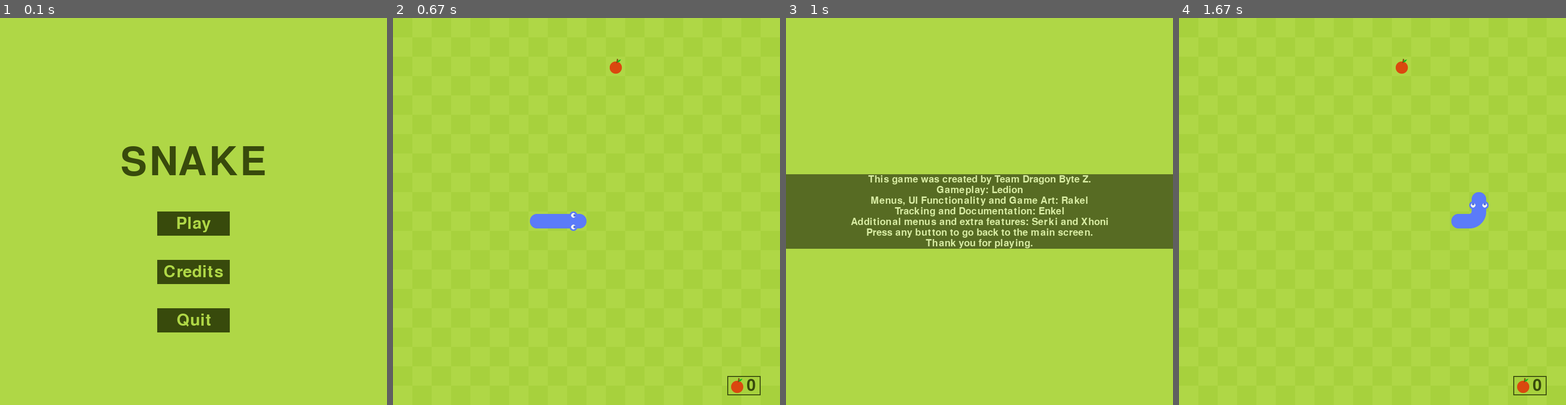
Above: before the commit, frames 1-4 (left to right).
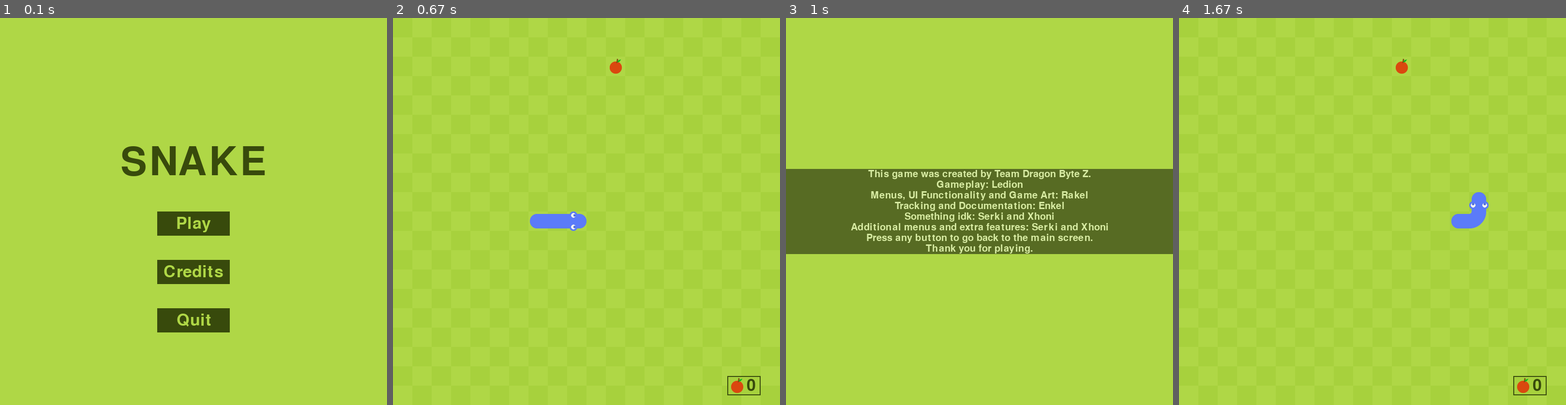
Above: after the commit, the same moments.

Repository: x10combo/Snake-PyGame-
Game: pygame game, started from main.py
The game is run twice, just before and just after one commit, with the same random seed, the same clock (stepped at 60 frames per second) and the same inputs.
Inputs (mouse positions are in pixels of both pictures, inside the frame that each line leads up to):
- Up to frame 1 (0.1 s): no input
- Up to frame 2 (0.67 s): press the mouse at (586, 223) at 0.37 s; move the mouse to (601, 172) at 0.47 s; release the mouse at (621, 118) at 0.6 s
- Up to frame 3 (1 s): press the mouse at (979, 273) at 0.7 s; move the mouse to (994, 226) at 0.8 s; release the mouse at (1006, 180) at 0.93 s
- Up to frame 4 (1.67 s): hold Right 1-1.47 s; hold Up from 1.5 s (still down)

Frames 1-2 are identical in both runs. In frame 3, 7.7% of the frame differs, in the area x 0-100%, y 39-61%; in frame 4, nothing differs.

Commit message:
no message

Diff:
--- a/main.py
+++ b/main.py
@@ -281,6 +281,7 @@
             "Gameplay: Ledion",
             "Menus, UI Functionality and Game Art: Rakel",
             "Tracking and Documentation: Enkel",
+            "Something idk: Serki and Xhoni",
             "Additional menus and extra features: Serki and Xhoni",
             "Press any button to go back to the main screen.",
             "Thank you for playing."
Not shown, added: main.py.rej
